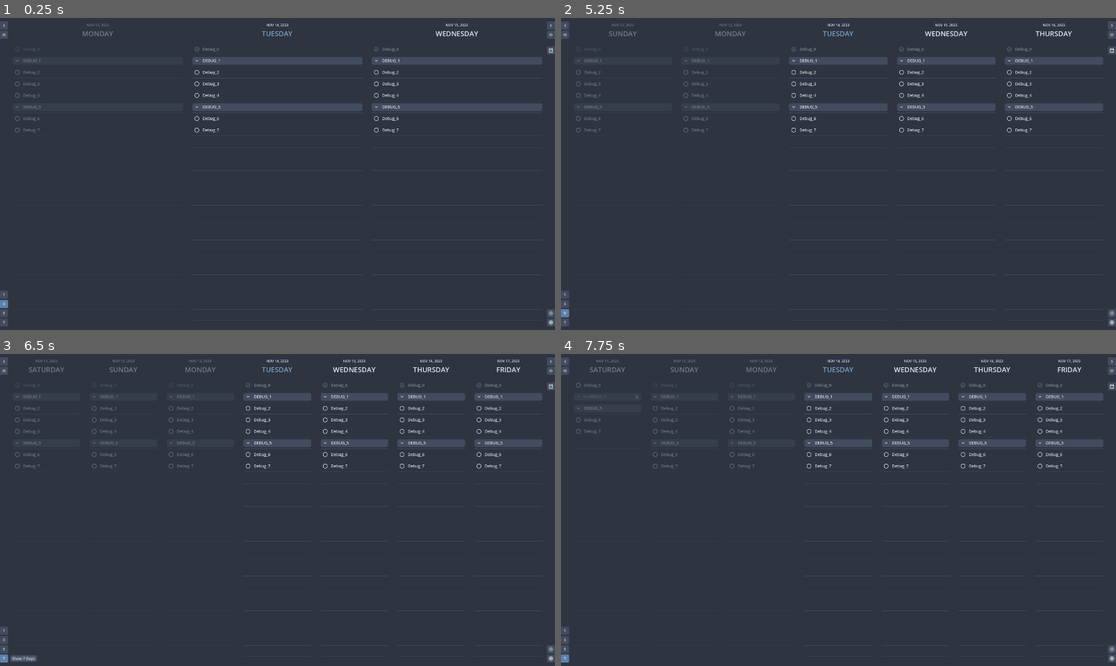
Above: before the commit, frames 1-4 (two rows, left to right).
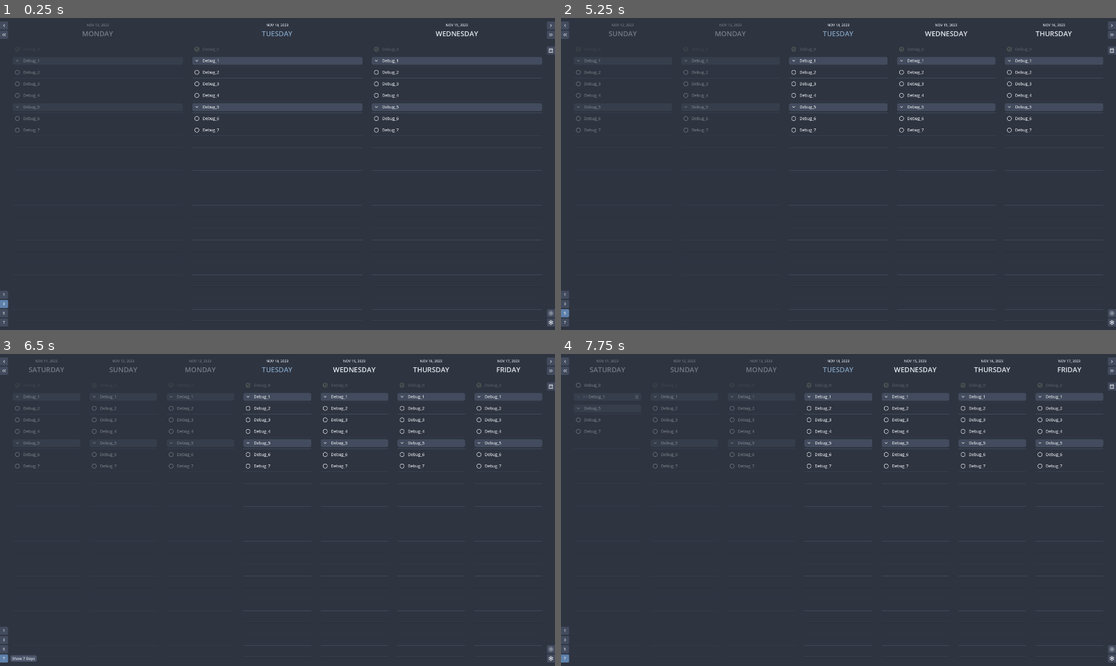
Above: after the commit, the same moments.

Repository: njamster/habituary
Game: Godot game, scene res://entry_point/entry_point.tscn
Two runs of this game, one before a commit and one after it. Both use one fixed random seed, a clock stepped at 60 frames per second and the inputs below.
Inputs (mouse positions are in pixels of both pictures, inside the frame that each line leads up to):
- Up to frame 1 (0.25 s): no input
- Up to frame 2 (5.25 s): click (1110, 24) at 0.5 s; click (1110, 24) at 1.25 s; click (566, 24) at 2 s; click (566, 49) at 2.75 s; click "1" at 3.5 s; click "3" at 4.25 s; click "5" at 5 s
- Up to frame 3 (6.5 s): click "7" at 5.75 s
- Up to frame 4 (7.75 s): click (577, 385) at 6.52 s; click (577, 397) at 7.27 s

The runs differ from the first frame. In frame 1, 0.1% of the frame differs, in the area x 4-73%, y 9-30%; in frame 2, 0.2%; in frame 3, 0.2%, in the area x 4-91%, y 9-30%; in frame 4, 0.2%.

Commit message:
Always use LineEdit to render an item's text
That is, instead of switching back and forth between a Label and the
LineEdit node, remove the Label and just focus/unfocus the LineEdit.

This comes with a few limitations, though:
- It's no longer (easily) possible to render headings as uppercase
  letters because that would permanently alter the text.
- Unlike Labels, LineEdits do not support adding an ellipsis if the
  contained text is longer than the space available.

I'll likely ignore the first issue (users might not wish to capitalize
their headings after all, and if they do they can still do so manually).
However, the second issue probably needs to be adressed sooner or later.
It's just a visual problem, though, and fully functional nonetheless.

Diff:
--- a/main_window/list_view/day_panel/todo_list/todo_item/todo_item.gd
+++ b/main_window/list_view/day_panel/todo_list/todo_item/todo_item.gd
@@ -13,7 +13,6 @@
 	set(value):
 		text = value
 		if is_inside_tree():
-			%Label.text = text
 			%Edit.text = text
 
 enum States { TO_DO, DONE, FAILED }
@@ -51,13 +50,19 @@
 			if state == States.TO_DO:
 				%CheckBox.modulate.a = 1.0
 				%Content.modulate.a = 1.0
-				for node in [%Content, %Label, %Edit]:
+				for node in [%Content, %Edit]:
 					node.mouse_default_cursor_shape = CURSOR_IBEAM
+				%Edit.focus_mode = FOCUS_ALL
+				%Edit.selecting_enabled = true
+				%Edit.editable = true
 			else:
 				%CheckBox.modulate.a = 0.5
 				%Content.modulate.a = 0.5
-				for node in [%Content, %Label, %Edit]:
+				for node in [%Content, %Edit]:
 					node.mouse_default_cursor_shape = CURSOR_ARROW
+				%Edit.focus_mode = FOCUS_NONE
+				%Edit.selecting_enabled = false
+				%Edit.editable = false
 
 @export var is_heading := false:
 	set(value):
@@ -67,7 +72,6 @@
 				$MainRow.get("theme_override_styles/panel").draw_center = true
 				%Heading.get_node("Tooltip").text = "Undo Heading"
 				%Delete.text = "Delete Heading"
-				%Label.uppercase = true
 				%FoldHeading.show()
 				%CheckBox.hide()
 			else:
@@ -76,7 +80,6 @@
 				$MainRow.get("theme_override_styles/panel").draw_center = false
 				%Heading.get_node("Tooltip").text = "Make Heading"
 				%Delete.text = "Delete To-Do"
-				%Label.uppercase = false
 				%FoldHeading.hide()
 				%CheckBox.show()
 			_on_editing_options_resized()
@@ -131,8 +134,6 @@
 
 	_apply_formatting()
 
-	%Edit.hide()
-	%Label.show()
 	$Triangle.hide()
 	%EditingOptions.hide()
 	%DragHandle.visible = _contains_mouse_cursor
@@ -142,18 +143,15 @@
 
 
 func is_in_edit_mode() -> bool:
-	return %Edit.visible
+	return %Edit.has_focus()
 
 
 func edit() -> void:
 	for child in %Toggle.get_children():
 		child.mouse_default_cursor_shape = CURSOR_FORBIDDEN
 		child.disabled = true
-	%Label.hide()
-	%Edit.show()
+	%Edit.grab_focus()
 	%DragHandle.hide()
-	%Edit.caret_column = %Edit.text.length()
-	%Edit.grab_focus()
 	$Triangle.show()
 	%EditingOptions.show()
 	editing_started.emit()
@@ -177,8 +175,7 @@
 		if self.text != new_text:
 			self.text = new_text
 			changed.emit()
-		%Edit.hide()
-		%Label.show()
+		%Edit.release_focus()
 		%EditingOptions.hide()
 		$Triangle.hide()
 		for child in %Toggle.get_children():
@@ -281,7 +278,6 @@
 
 func _on_mouse_entered() -> void:
 	_contains_mouse_cursor = true
-	%Label.set("theme_override_colors/font_color", Settings.NORD_09)
 	%ExtraInfo.set("theme_override_colors/font_color", Settings.NORD_09)
 	%CheckBox.set("theme_override_colors/icon_normal_color", Settings.NORD_09)
 	%CheckBox.set("theme_override_colors/icon_hover_color", Settings.NORD_09)
@@ -307,7 +303,6 @@
 			icon_color = Color("#BF616A")
 
 		if Settings.dark_mode:
-			%Label.set("theme_override_colors/font_color", Settings.NORD_06)
 			%ExtraInfo.set("theme_override_colors/font_color", Settings.NORD_06)
 			for toggle in [%CheckBox, %FoldHeading]:
 				toggle.set("theme_override_colors/icon_normal_color", icon_color)
@@ -315,7 +310,6 @@
 				toggle.set("theme_override_colors/icon_pressed_color", icon_color)
 				toggle.set("theme_override_colors/icon_disabled_color", icon_color)
 		else:
-			%Label.set("theme_override_colors/font_color", Settings.NORD_00)
 			%ExtraInfo.set("theme_override_colors/font_color", Settings.NORD_00)
 			for toggle in [%CheckBox, %FoldHeading]:
 				toggle.set("theme_override_colors/icon_normal_color", icon_color)
@@ -333,7 +327,6 @@
 
 	if dark_mode:
 		$MainRow.get("theme_override_styles/panel").bg_color = Settings.NORD_02
-		%Label.set("theme_override_colors/font_color", Settings.NORD_06)
 		%ExtraInfo.set("theme_override_colors/font_color", Settings.NORD_06)
 		for toggle in [%CheckBox, %FoldHeading]:
 			toggle.set("theme_override_colors/icon_normal_color", icon_color)
@@ -343,7 +336,6 @@
 		%DragHandle.modulate = Settings.NORD_06
 	else:
 		$MainRow.get("theme_override_styles/panel").bg_color = Settings.NORD_04
-		%Label.set("theme_override_colors/font_color", Settings.NORD_00)
 		%ExtraInfo.set("theme_override_colors/font_color", Settings.NORD_00)
 		for toggle in [%CheckBox, %FoldHeading]:
 			toggle.set("theme_override_colors/icon_normal_color", icon_color)
@@ -392,7 +384,6 @@
 			font = preload("res://theme/fonts/OpenSans-Medium.ttf")
 
 	%Edit.add_theme_font_override("font", font)
-	%Label.add_theme_font_override("font", font)
 	%ExtraInfo.add_theme_font_override("font", font)
 
 
--- a/main_window/list_view/day_panel/todo_list/todo_item/todo_item.tscn
+++ b/main_window/list_view/day_panel/todo_list/todo_item/todo_item.tscn
@@ -161,25 +161,19 @@
 mouse_default_cursor_shape = 1
 theme_override_constants/margin_right = 6
 
-[node name="Label" type="Label" parent="MainRow/HBox/Content"]
-unique_name_in_owner = true
-layout_mode = 2
-mouse_filter = 1
-mouse_default_cursor_shape = 1
-theme_override_font_sizes/font_size = 14
-text_overrun_behavior = 3
-
 [node name="Edit" type="LineEdit" parent="MainRow/HBox/Content"]
 unique_name_in_owner = true
 layout_mode = 2
 mouse_filter = 1
 theme_override_constants/caret_width = 2
+theme_override_constants/minimum_character_width = 0
 theme_override_font_sizes/font_size = 14
 theme_override_styles/focus = SubResource("StyleBoxEmpty_0pwns")
 theme_override_styles/read_only = SubResource("StyleBoxEmpty_4lcjl")
 theme_override_styles/normal = SubResource("StyleBoxEmpty_3h3so")
 placeholder_text = "Enter to-do..."
 context_menu_enabled = false
+drag_and_drop_selection_enabled = false
 caret_blink = true
 caret_blink_interval = 0.45
 
@@ -312,6 +306,7 @@
 [connection signal="gui_input" from="MainRow/HBox/Toggle/CheckBox" to="." method="_on_check_box_gui_input"]
 [connection signal="toggled" from="MainRow/HBox/Toggle/FoldHeading" to="." method="_on_fold_heading_toggled"]
 [connection signal="gui_input" from="MainRow/HBox/Content" to="." method="_on_content_gui_input"]
+[connection signal="focus_entered" from="MainRow/HBox/Content/Edit" to="." method="edit"]
 [connection signal="focus_exited" from="MainRow/HBox/Content/Edit" to="." method="_on_edit_focus_exited"]
 [connection signal="gui_input" from="MainRow/HBox/Content/Edit" to="." method="_on_edit_gui_input"]
 [connection signal="text_changed" from="MainRow/HBox/Content/Edit" to="." method="_on_edit_text_changed"]
